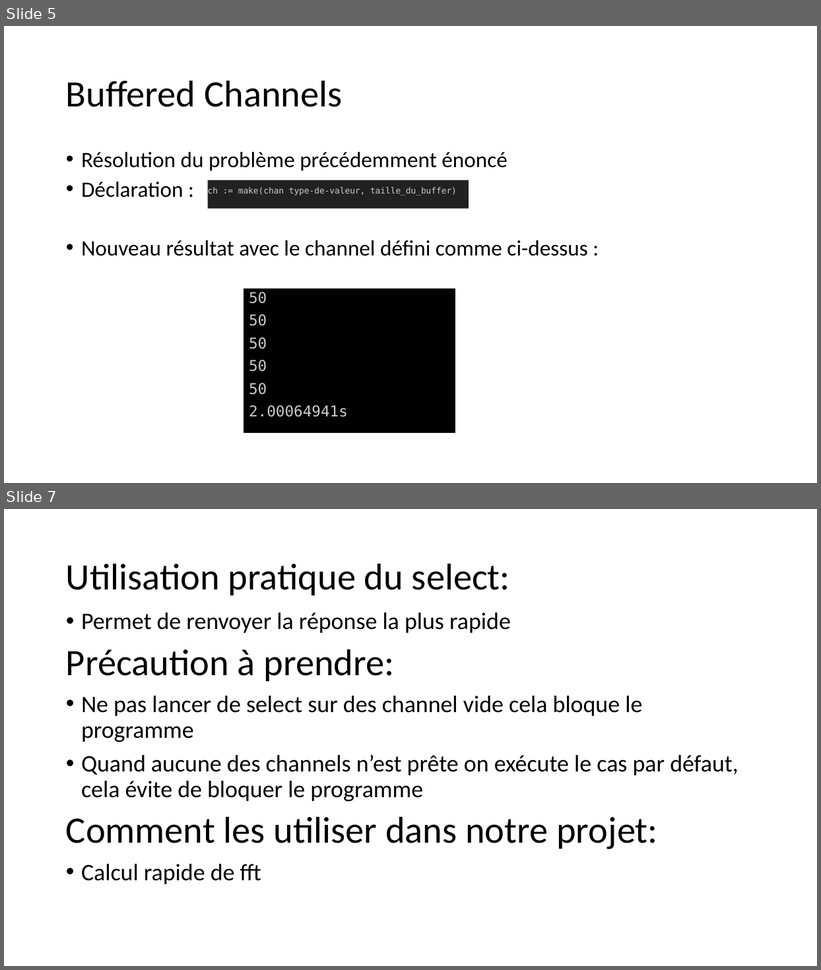
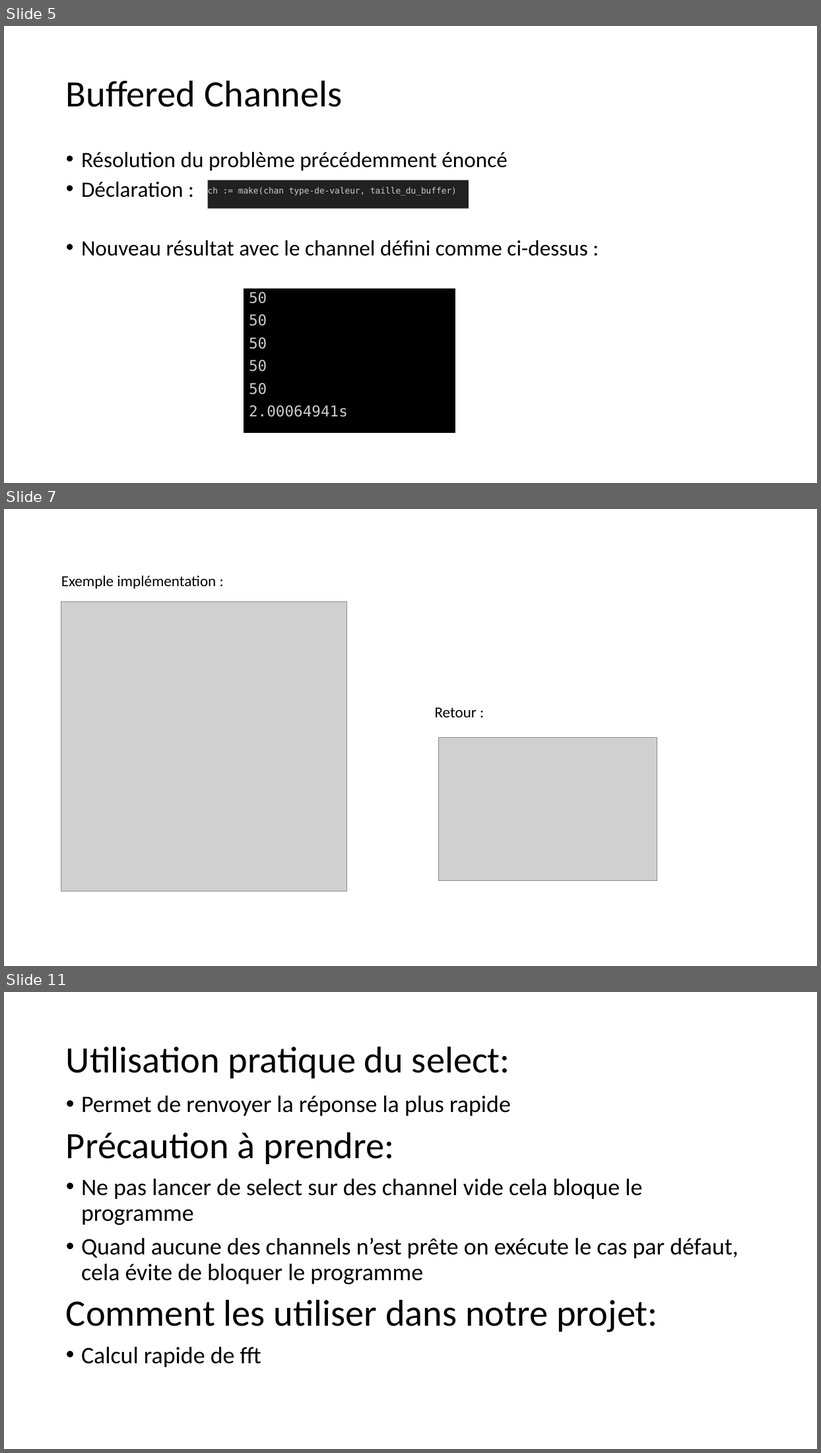
Before and after one commit to aykis/CODEV-GO, a slide deck: Presentation Channels.pptx. Shown one above the other, each under a label of ours: slides 5 and 7 before the commit, slides 5, 7 and 11 after it; the slides between them are not shown. The pictures are 821x970 and 821x1453 pixels, drawn with LibreOffice and Linux fonts; fonts in the diff are those of the drawing; grey boxes stand for pictures. Boxes give left, top, right and bottom in pixels: in the first picture for what was removed or moved away, otherwise in the second. Text is boxed around its words. In the diff, an @@ line names an element or a change of style, - is before the commit and + after.

```diff
--- a/Presentation Channels.pptx
+++ b/Presentation Channels.pptx
@@ slide 7 added at (x1=4, y1=509, x2=817, y2=966), background #FFFFFF @@
@@ text added at (x1=61, y1=576, x2=216, y2=589), 18 pt, text #000000 @@
+Exemple implémentation :
@@ picture added at (x1=61, y1=601, x2=347, y2=892) @@
@@ text added at (x1=435, y1=708, x2=477, y2=718), 18 pt, text #000000 @@
+Retour :
@@ picture added at (x1=439, y1=738, x2=657, y2=881) @@
@@ what was slide 7 is now slide 11 @@
```
Also in this commit, not shown: 4 slides changed, 3 other slides added.
